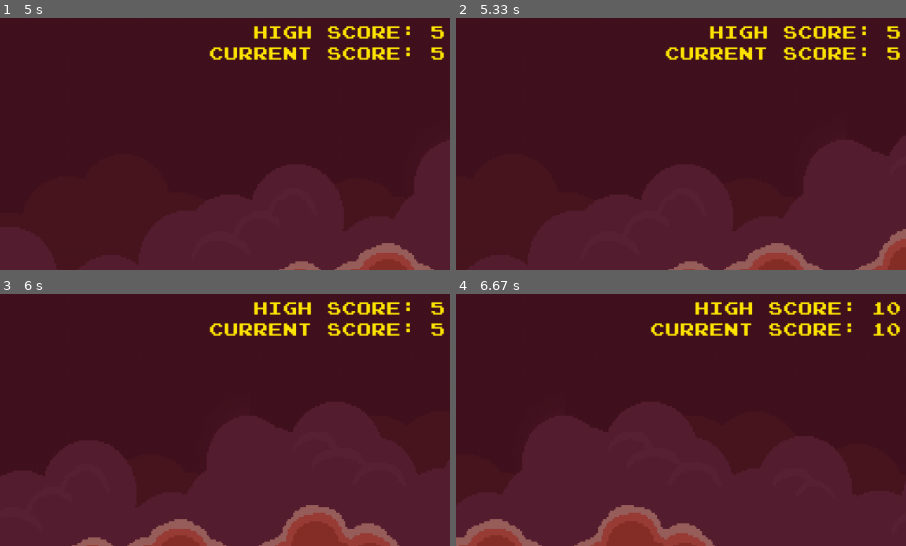
Above: before the commit, frames 1-4 (two rows, left to right).
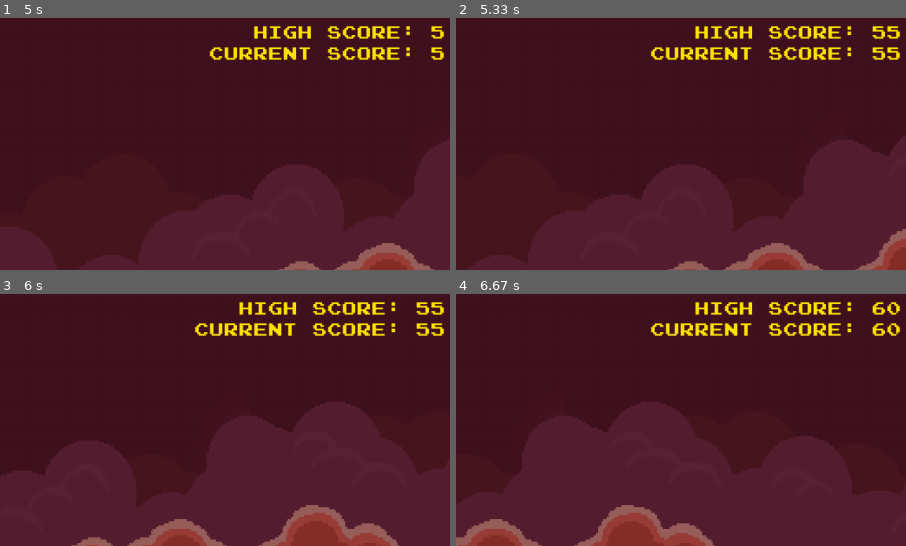
Above: after the commit, the same moments.

Repository: insper-classroom/devlife-23-1-projeto-pygame-henrique-e-guilherme
Game: pygame game, started from jogo/funcoes/jogo.py
Two runs of this game, one before a commit and one after it. Both use one fixed random seed, a clock stepped at 60 frames per second and the inputs below.
Inputs (mouse positions are % of the whole screen's width and height, from its top left):
- Up to frame 1 (5 s): tap Space at 0.33, 0.73, 1.03, 2.23, 3.07, 3.37, 4.3, 4.6 s; click (19, 35) at 1.22 s; click (87, 85) at 1.55 s; click (52, 16) at 1.88 s; click (81, 48) at 3.95 s
- Up to frame 2 (5.33 s): no input
- Up to frame 3 (6 s): tap Space at 5.8 s
- Up to frame 4 (6.67 s): no input
The pictures show only the part of the screen within x 50-100%, y 1-50%; the shares and areas given below are measured in that part.

Frame 1 is identical in both runs. In frame 2, 2.4% of the frame differs, in the area x 43-96%, y 3-17%; in frame 3, 2.4%; in frame 4, 0.2%.

Commit message:
novo inimigo morcego

Diff:
--- a/jogo/funcoes/classes.py
+++ b/jogo/funcoes/classes.py
@@ -158,7 +158,8 @@
 
         self.lista_de_inimigos = []
         self.tempo = 0
-        self.pode = True
+        self.pode_spawnar = True
+        self.pode_spawnar_morcego = True
 
         self.jogador = Jogador()
         self.tiros = pygame.sprite.Group()
@@ -226,6 +227,7 @@
         pygame.display.update()
 
     def update(self, assets):
+        print (self.lista_de_inimigos)
         if not self.musica_jogo_tocando:
             pygame.mixer_music.load('jogo/assets/musica_jogo.mp3')
             pygame.mixer_music.set_volume(0.3)
@@ -252,7 +254,7 @@
             if self.jogador.colisao_jogador(inimigo):
                 self.lista_de_inimigos.remove(inimigo)
                 self.texto_vidas = pygame.transform.scale_by(self.fonte2.render(chr(9829) * self.jogador.vidas, True, (255, 0, 0)), 1.5)
-            if inimigo.rect.centerx <= -100:
+            if inimigo.rect.centerx < -50:
                 self.lista_de_inimigos.remove(inimigo)
             if pygame.sprite.spritecollide(inimigo, self.tiros, True, pygame.sprite.collide_mask):
                 self.lista_de_inimigos.remove(inimigo)
@@ -261,20 +263,28 @@
                 self.texto_pontuacao = self.fonte2.render('Current score: ' + str(self.pontuacao), True, (255, 230, 0))
 
         #Spawna inimigos a cada 2 segundos
-        if relogio % 2 == 0 and self.pode and relogio != 0:
+        if relogio % 2 == 0 and self.pode_spawnar and relogio != 0:
             self.spawn_inimigo()
-            self.pode = False
+            self.pode_spawnar = False
             self.tempo = relogio
 
-        #Faz spawnar a cada 1 segundo
+        #Faz spawnar a cada 1 segundo, evita que o inimigo nasça em cima do outro
         if self.tempo != relogio:
-            self.pode = True
-
+            self.pode_spawnar = True
+            self.pode_spawnar_morcego = True
+
+        if relogio % 5 == 0 and self.pode_spawnar_morcego and relogio != 0:
+            self.lista_de_inimigos.append(Morcego())
+            self.pode_spawnar_morcego = False
+            self.tempo = relogio
+
+        #Spawn Coracoes
         self.timer_vidas_fim = pygame.time.get_ticks() // 1000
         if self.timer_vidas_fim - self.timer_vidas_comeco >= 15:
             self.lista_de_vidas.append(Coracao())
             self.timer_vidas_comeco = self.timer_vidas_fim
 
+        #Colisão com coração
         for vida in self.lista_de_vidas:
             if pygame.sprite.collide_mask(self.jogador, vida):
                 self.lista_de_vidas.remove(vida)
@@ -282,10 +292,12 @@
                     self.jogador.vidas += 1
                 self.texto_vidas = pygame.transform.scale_by(self.fonte2.render(chr(9829) * self.jogador.vidas, True, (255, 0, 0)), 1.5)
 
+        #Jogador morre
         if self.jogador.vidas <=0:
             self.tem_que_trocar = True
             assets['pontuacao'] = self.pontuacao
 
+        #Pontuação
         self.timer_pontuacao_fim = pygame.time.get_ticks() // 1000
         if self.timer_pontuacao_fim - self.timer_pontuacao_comeco >= 3:
             self.pontuacao += 5
@@ -295,6 +307,7 @@
             assets['highscore'] = self.pontuacao
             self.texto_highscore = self.fonte2.render('High score: ' + str(assets['highscore']), True, (255, 230, 0))
 
+        #Municao
         self.timer_recarga_municao_fim = pygame.time.get_ticks() // 1000
         if self.timer_recarga_municao_fim - self.timer_recarga_municao_comeco >= 7 and self.jogador.municoes < 3:
             self.jogador.municoes += 1
@@ -304,6 +317,7 @@
         return True
 
     def spawn_inimigo(self):
+        #Fantasma ou demonio
         if random.randint(0, 1):
             condicao = True
         else: condicao = False
@@ -448,6 +462,47 @@
         if self.frame_atual >= len(self.lista_sprites):
             self.frame_atual = 0
         self.image = self.lista_sprites[self.frame_atual]
+
+class Morcego (pygame.sprite.Sprite):
+    def __init__(self):
+        pygame.sprite.Sprite.__init__(self)
+        self.sprites = SpriteSheet('jogo/assets/morcego_spritesheet.png')
+        self.lista_sprites = []
+
+        self.frame_atual = 0
+        self.cooldown_animacao = 100
+
+        #Animacao
+        for contador in range(2):
+            self.lista_sprites.append(self.sprites.corta_imagem(contador, 52, 80, 1))
+        self.image = self.lista_sprites[0]
+
+
+        self.image = pygame.transform.scale_by(self.image, 1)
+        self.mask = pygame.mask.from_surface(self.image)
+
+        self.tempo = pygame.time.get_ticks()
+
+        self.rect = self.mask.get_rect()
+
+        #Posicoes
+        self.rect.centery = 500
+        self.rect.centerx = 1280
+
+
+    def update(self):
+        self.rect.centerx -= 7
+        tempo_atual = pygame.time.get_ticks()
+
+        if tempo_atual - self.tempo > self.cooldown_animacao:
+            self.tempo = tempo_atual
+            self.frame_atual += 1
+        if self.frame_atual >= len(self.lista_sprites):
+            self.frame_atual = 0
+        self.image = self.lista_sprites[self.frame_atual]
+
+        if self.rect.centerx <= -100:
+            self.kill()
 
 class Tiro (pygame.sprite.Sprite):
     def __init__(self, jogador_center_y):
@@ -534,8 +589,6 @@
         else:
             return self
 
-
-
 #Fonte: https://www.youtube.com/watch?v=nXOVcOBqFwM&ab_channel=CodingWithRuss
 class SpriteSheet:
     def __init__(self, imagem):
Binary file added: jogo/assets/morcego.png
Binary file added: jogo/assets/morcego_spritesheet.png
